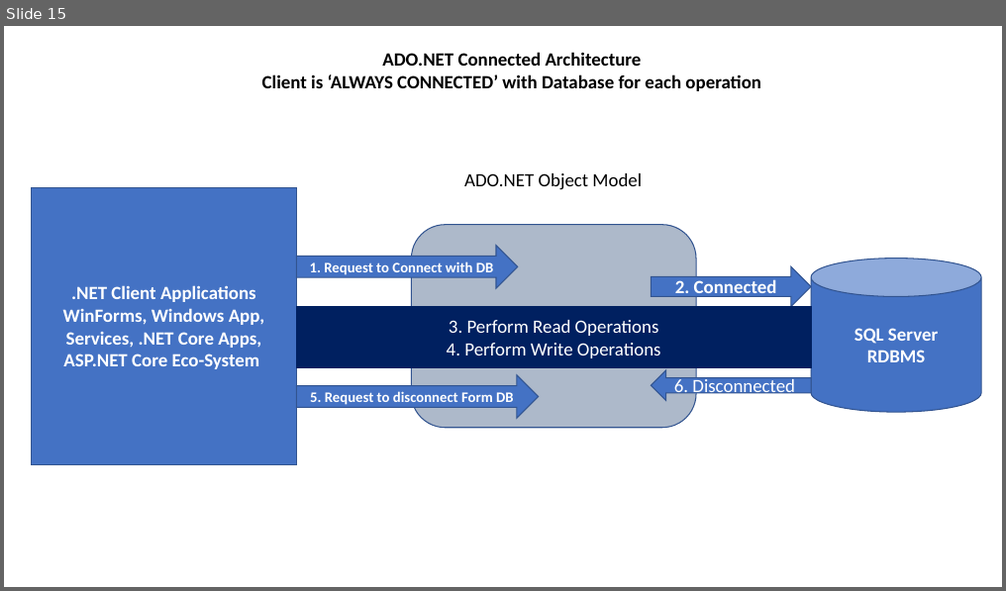
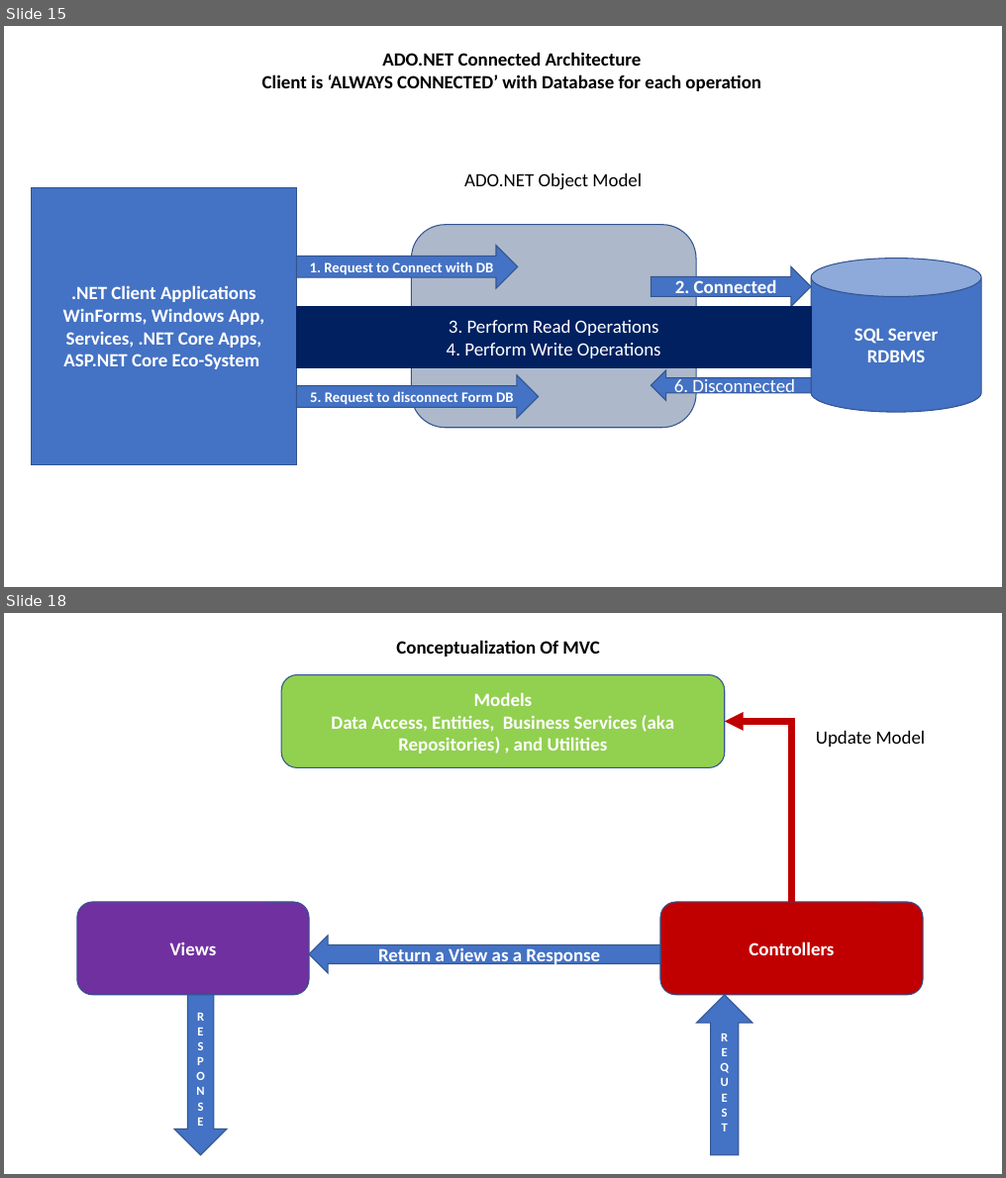
Before and after one commit to maheshsabnis/mbaspnetcore, a slide deck: mbaspnetcore6/MB_Training_Images.pptx. Shown one above the other, each under a label of ours: slide 15 before the commit, slides 15 and 18 after it; the slides between them are not shown. The pictures are 1006x591 and 1006x1178 pixels, drawn with LibreOffice and Linux fonts; fonts in the diff are those of the drawing. Boxes give left, top, right and bottom in pixels: in the first picture for what was removed or moved away, otherwise in the second. Text is boxed around its words. In the diff, an @@ line names an element or a change of style, - is before the commit and + after.

```diff
--- a/mbaspnetcore6/MB_Training_Images.pptx
+++ b/mbaspnetcore6/MB_Training_Images.pptx
@@ slide 18 added at bbox=[4, 613, 1002, 1174], background #FFFFFF @@
@@ text added at bbox=[396, 640, 599, 657], 18 pt, text #000000, bold @@
+Conceptualization Of MVC
@@ rounded rectangle added at bbox=[282, 675, 725, 768], fill #92D050, outline #325491 1 pt, 18 pt, text #FFFFFF, bold @@
+Models
+Data Access, Entities, Business Services (aka Repositories) , and Utilities
@@ elbow arrow added from (792, 902) to (725, 722), #C00000 6 pt @@
@@ text added at bbox=[816, 731, 926, 747], 18 pt, text #000000 @@
+Update Model
@@ rounded rectangle added at bbox=[77, 902, 310, 995], fill #7030A0, outline #325491 1 pt, 18 pt, text #FFFFFF, bold @@
+Views
@@ rounded rectangle added at bbox=[660, 902, 924, 995], fill #C00000, outline #325491 1 pt, 18 pt, text #FFFFFF, bold @@
+Controllers
@@ left arrow added at bbox=[309, 936, 660, 973], fill #4472C4, outline #325491 1 pt, 18 pt, text #FFFFFF, bold @@
+Return a View as a Response
@@ down arrow added at bbox=[174, 995, 227, 1155], fill #4472C4, outline #325491 1 pt, 12 pt, text #FFFFFF, bold @@
+R
+E
+S
+P
+O
+N
+S
+E
@@ up arrow added at bbox=[696, 995, 752, 1155], fill #4472C4, outline #325491 1 pt, 12 pt, text #FFFFFF, bold @@
+R
+E
+Q
+U
+E
+S
+T
```
Also in this commit, not shown: 2 other slides added, 8 other files.
